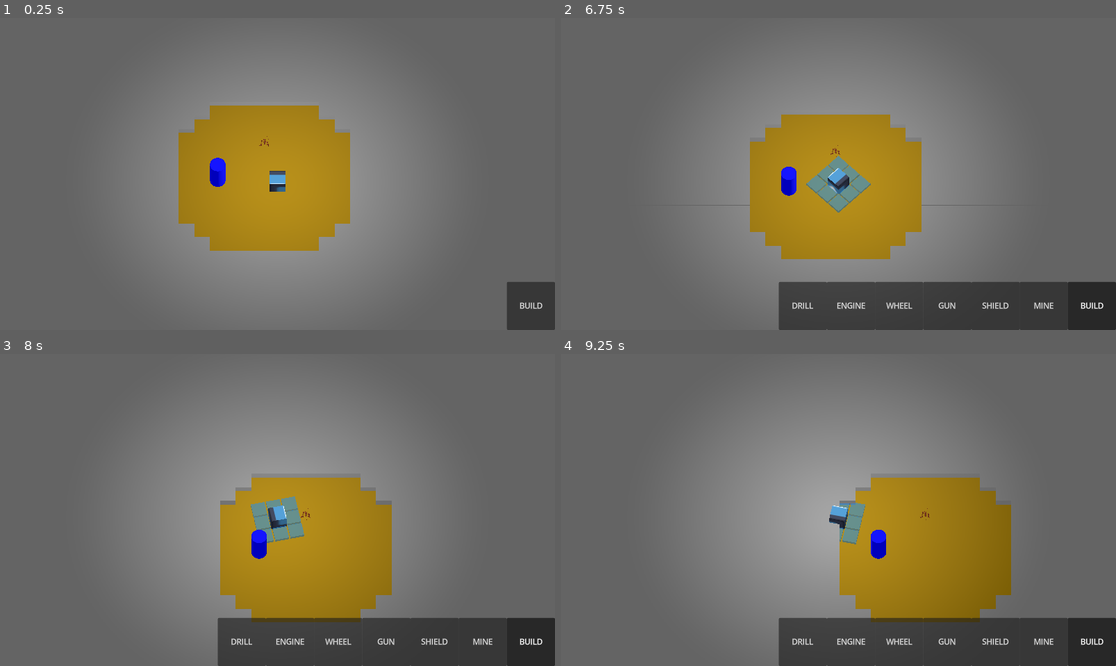
Above: before the commit, frames 1-4 (two rows, left to right).
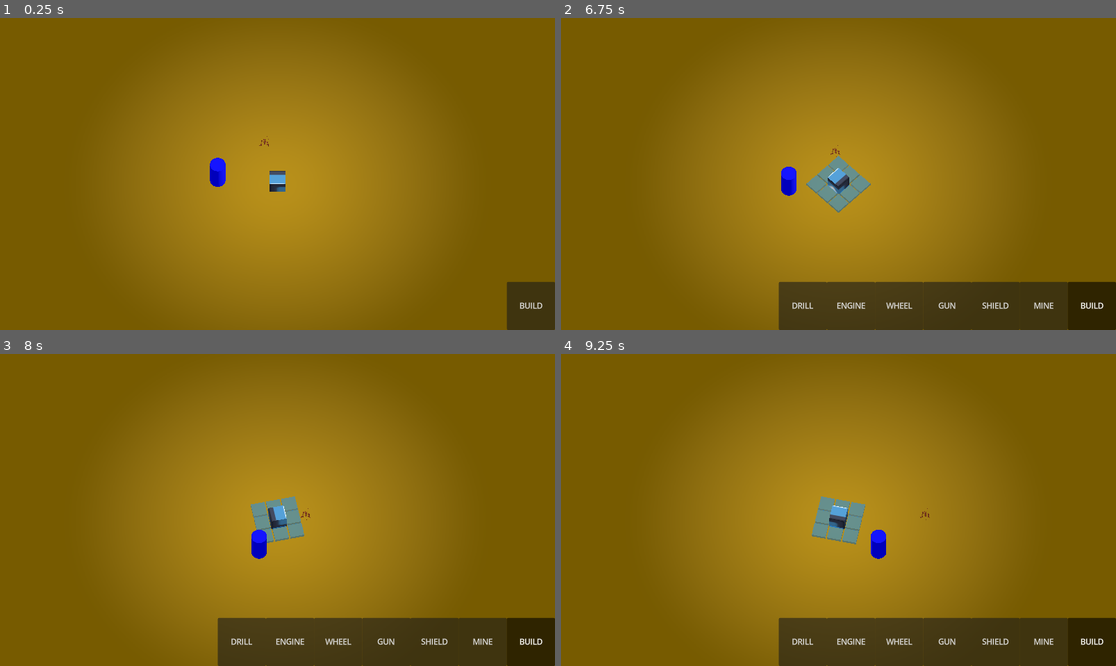
Above: after the commit, the same moments.

Repository: HedgeLizards/major
Game: Godot game, scene res://scenes/world.tscn
Two runs of this game, one before a commit and one after it. Both use one fixed random seed, a clock stepped at 60 frames per second and the inputs below. This scene is started directly instead of the project's main scene. The engine's default icon, where the game draws it, is replaced by a stand-in: a white triangle on a blue panel in a dark square.
Inputs (mouse positions are in pixels of both pictures, inside the frame that each line leads up to):
- Up to frame 1 (0.25 s): no input
- Up to frame 2 (6.75 s): click "BUILD" at 0.5 s; click "DRILL" at 1.25 s; click "ENGINE" at 2 s; click "WHEEL" at 2.75 s; click "GUN" at 3.5 s; click "SHIELD" at 4.25 s; click "MINE" at 5 s; tap Enter at 5.75 s; move the mouse to (960, 158) at 5.77 s; hold D (right) 5.78-6.53 s; click (960, 158) at 5.92 s; move the mouse to (727, 189) at 6.52 s; hold S (backward) from 6.53 s (still down)
- Up to frame 3 (8 s): move the mouse to (333, 441) at 7.27 s; release S (backward) at 7.28 s; hold D (right) from 7.28 s (still down)
- Up to frame 4 (9.25 s): move the mouse to (810, 572) at 8.02 s; release D (right) at 8.03 s; hold W (forward) 8.03-8.78 s; click (810, 572) at 8.17 s; move the mouse to (1005, 556) at 8.77 s; hold A (left) from 8.78 s (still down)

The runs differ from the first frame. In frame 1, 87% of the frame differs, in the area x 0-100%, y 0-100%; in frame 2, 87%; in frame 3, 87%; in frame 4, 87%.
Error in both runs: Attempt to call function 'dig' in base 'null instance' on a null instance. (res://code/Vehicle.gd:157)

Commit message:
Update world.tscn
Changed the music to the combat version, for a nice surprise <3

Diff:
--- a/scenes/world.tscn
+++ b/scenes/world.tscn
@@ -2,9 +2,9 @@
 
 [ext_resource type="Script" path="res://code/world.gd" id="1_kh57m"]
 [ext_resource type="PackedScene" uid="uid://n81gfvtb48yt" path="res://scenes/build_menu.tscn" id="2_8cdw3"]
-[ext_resource type="PackedScene" uid="uid://c6eg277q0xoij" path="res://scenes/pebbles.tscn" id="3_eww8l"]
-[ext_resource type="Script" path="res://code/grid.gd" id="4_d4llk"]
-[ext_resource type="Script" path="res://code/Environment.gd" id="5_0w7rj"]
+[ext_resource type="PackedScene" path="res://scenes/pebbles.tscn" id="3_eww8l"]
+[ext_resource type="PackedScene" uid="uid://bm0ujyi38s287" path="res://scenes/music.tscn" id="4_ocrme"]
+[ext_resource type="AudioStream" uid="uid://da2f0n8xle5dh" path="res://audio/MUS_COMBAT.ogg" id="5_psfbw"]
 
 [sub_resource type="Environment" id="Environment_jg4cu"]
 ambient_light_source = 2
@@ -53,7 +53,8 @@
 
 [node name="GridMap" type="GridMap" parent="."]
 mesh_library = SubResource("MeshLibrary_l5dm3")
-script = ExtResource("4_d4llk")
 
 [node name="Environment" type="Node3D" parent="."]
-script = ExtResource("5_0w7rj")
+
+[node name="Music" parent="." instance=ExtResource("4_ocrme")]
+stream = ExtResource("5_psfbw")
